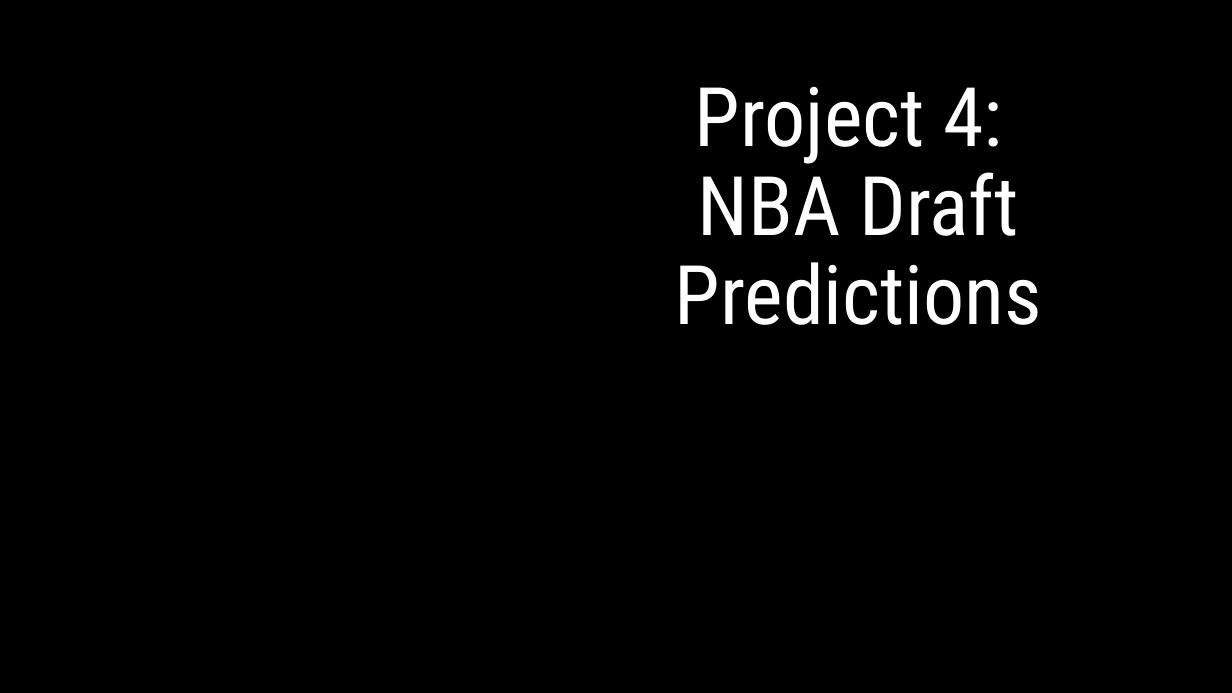
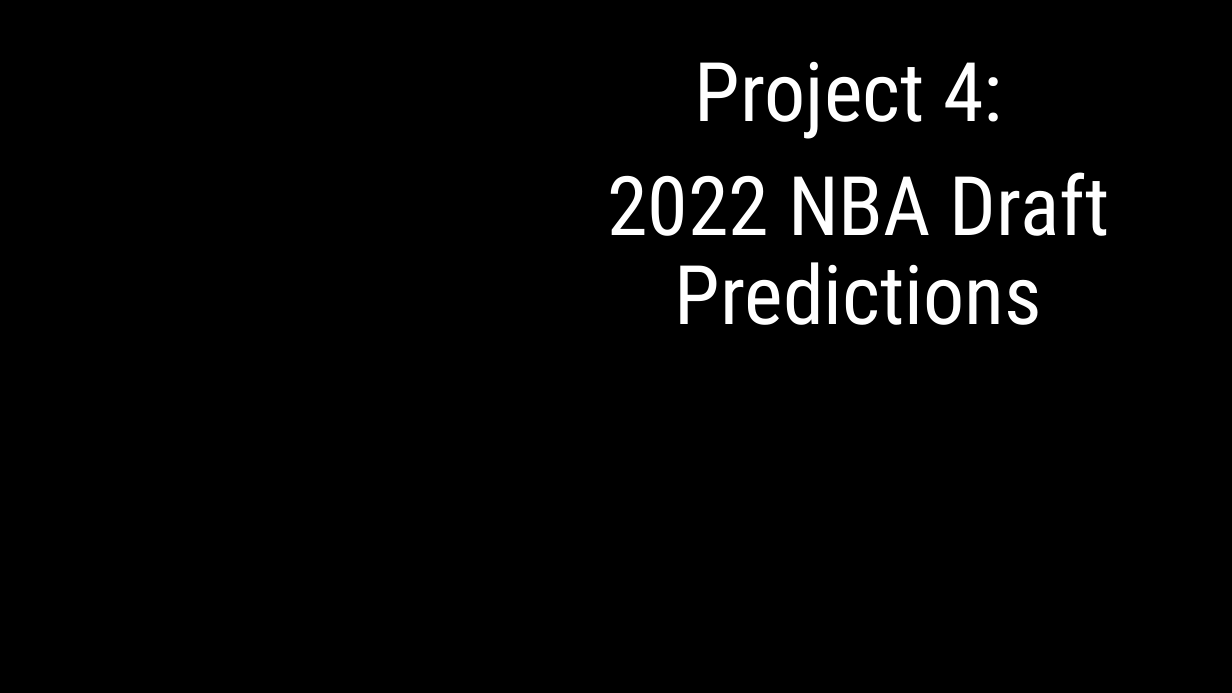
Before and after one commit to WWatkins142/project-4-team-pikachu, a slide deck: slide 1 of Project_4_Presentation.pptx. Drawn at 1232x693 pixels with LibreOffice and Linux fonts; fonts in the diff are those of the drawing; background and template pictures are left out. Boxes give left, top, right and bottom in pixels: in the first picture for what was removed or moved away, otherwise in the second. Text is boxed around its words. In the diff, an @@ line names an element or a change of style, - is before the commit and + after.

```diff
--- a/Project_4_Presentation.pptx
+++ b/Project_4_Presentation.pptx
@@ title at bbox=[607, 62, 1110, 325]: text changed @@
-Project 4:
-NBA Draft Predictions
+Project 4:
+2022 NBA Draft Predictions
```
Also in this commit, not shown: 1 other slide changed.
